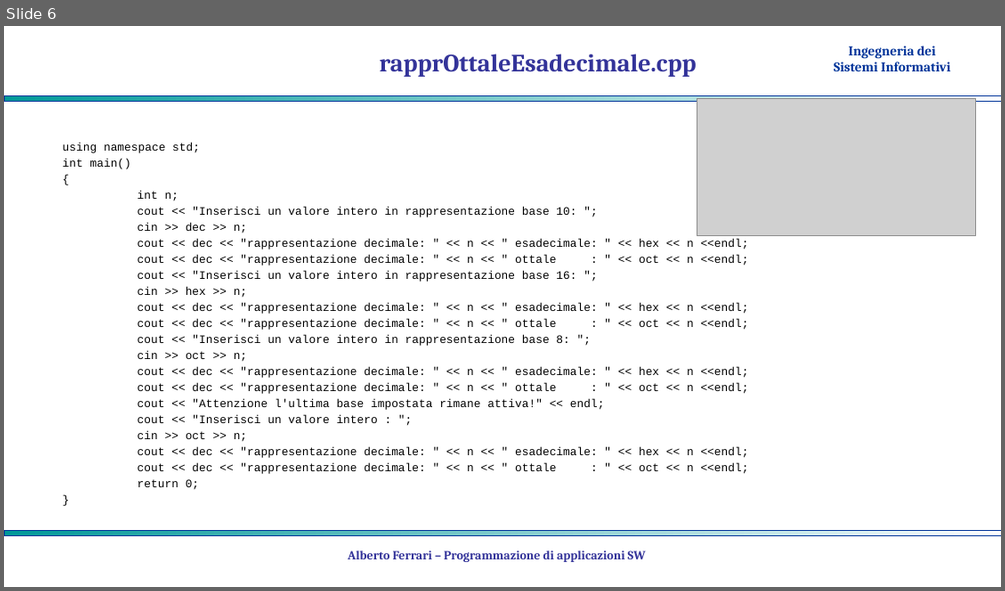
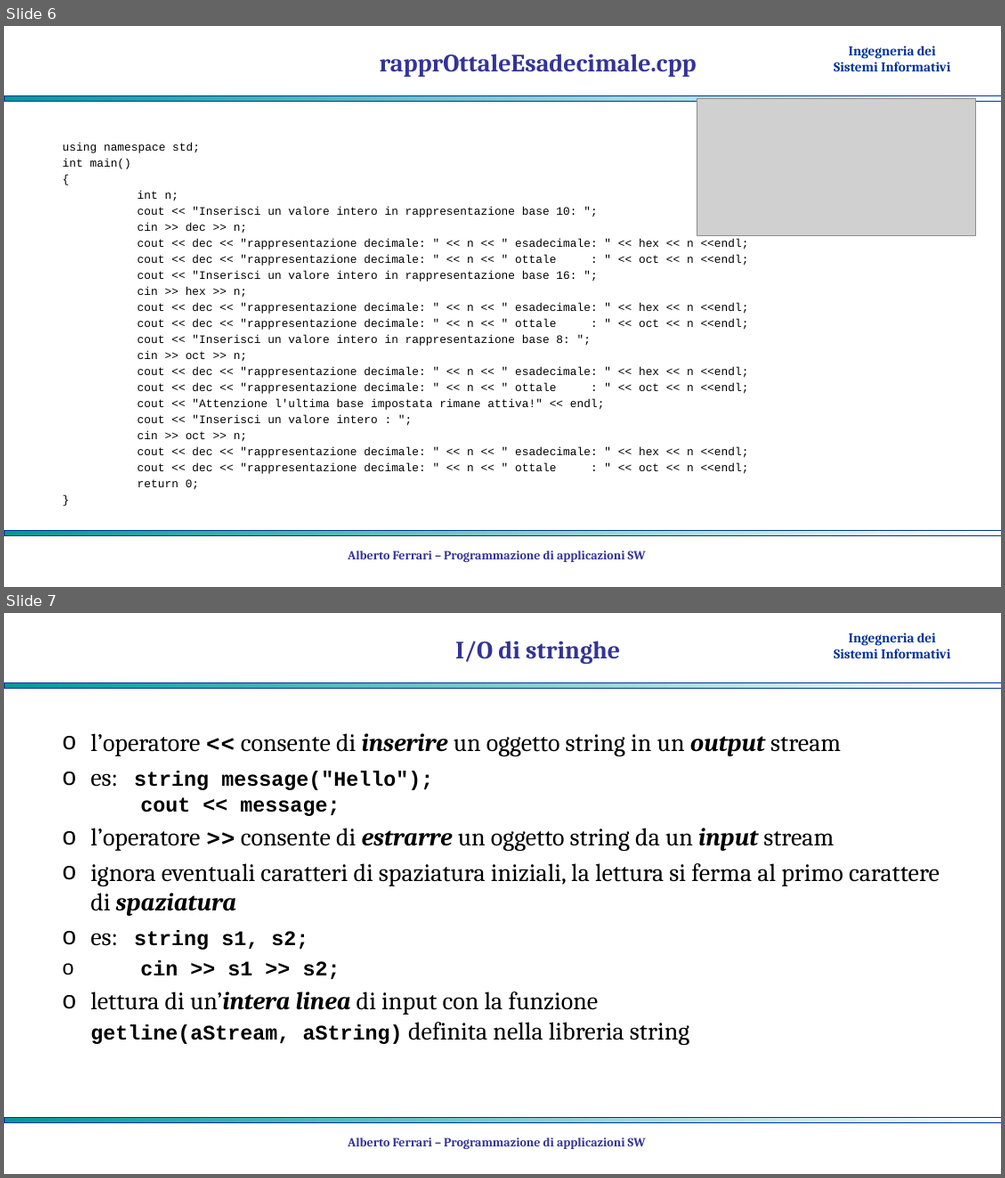
Before and after one commit to albertoferrari/pasw, a slide deck: lezioni/PASW03c - C++ input output.pptx. Shown one above the other, each under a label of ours: slide 6 before the commit, slides 6 and 7 after it. The pictures are 1005x591 and 1005x1178 pixels, drawn with LibreOffice and Linux fonts; fonts in the diff are those of the drawing; grey boxes stand for pictures; background and template pictures are left out. Boxes give left, top, right and bottom in pixels: in the first picture for what was removed or moved away, otherwise in the second. Text is boxed around its words. In the diff, an @@ line names an element or a change of style, - is before the commit and + after.

```diff
--- a/lezioni/PASW03c - C++ input output.pptx
+++ b/lezioni/PASW03c - C++ input output.pptx
@@ slide 7 added at (x1=4, y1=613, x2=1001, y2=1174), background #FFFFFF; not listed: 3 template elements that a slide beside it also shows @@
@@ title added at (x1=455, y1=641, x2=620, y2=664), 24 pt, text #333399, bold @@
+I/O di stringhe
@@ text added at (x1=90, y1=733, x2=939, y2=1045), 24 pt, text #000000 @@
+o l’operatore << consente di inserire un oggetto string in un output stream
+o es: string message("Hello");
+  cout << message;
+o l’operatore >> consente di estrarre un oggetto string da un input stream
+o ignora eventuali caratteri di spaziatura iniziali, la lettura si ferma al primo carattere di spaziatura
+o es: string s1, s2;
+o cin >> s1 >> s2;
+o lettura di un’intera linea di input con la funzione
+  getline(aStream, aString) definita nella libreria string
@@ text added at (x1=348, y1=1137, x2=646, y2=1149), 12 pt, text #333399, bold @@
+Alberto Ferrari – Programmazione di applicazioni SW
```
Also in this commit, not shown: 3 other files.
